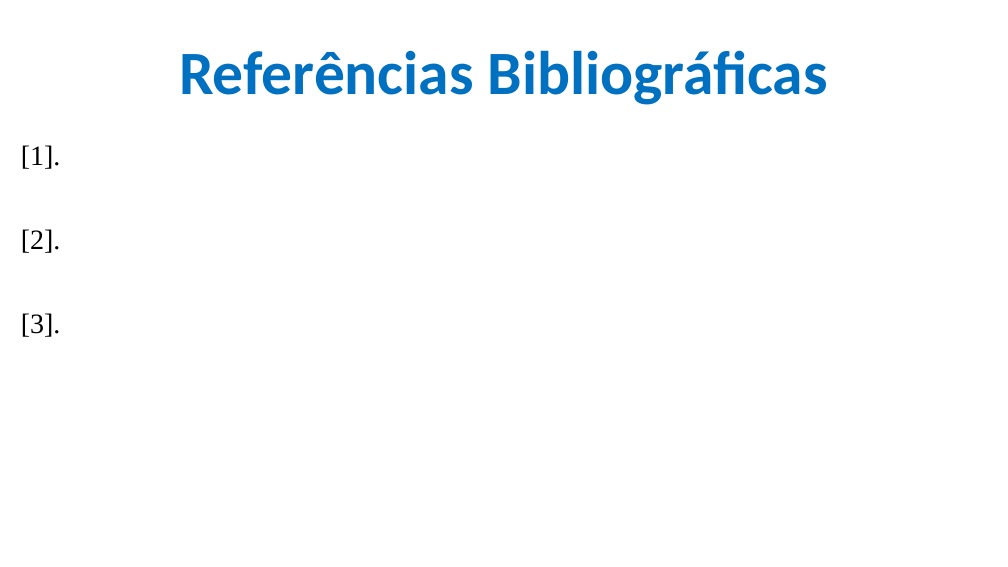
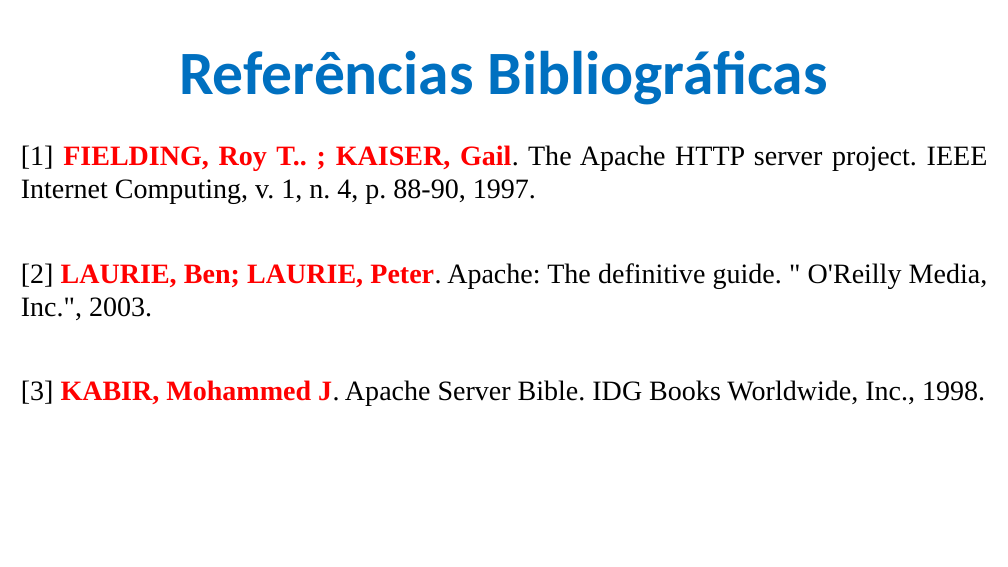
Before and after one commit to CloudEducationBrazil/WydenComputacaoNuvemWebServicesLinux, a slide deck: slide 11 of 01 Classes/Aula 11 - Computação em Nuvem e Web Services em Linux e Web Apache.pptx (slide 7 before the commit). Drawn at 1008x567 pixels with LibreOffice and Linux fonts; fonts in the diff are those of the drawing; background and template pictures are left out. Boxes give left, top, right and bottom in pixels: in the first picture for what was removed or moved away, otherwise in the second. Text is boxed around its words. In the diff, an @@ line names an element or a change of style, - is before the commit and + after.

Commit message:
Aula 11 Server APACHE 20042023

```diff
--- a/01 Classes/Aula 11 - Computação em Nuvem e Web Services em Linux e Web Apache.pptx
+++ b/01 Classes/Aula 11 - Computação em Nuvem e Web Services em Linux e Web Apache.pptx
@@ text at bbox=[21, 145, 988, 406]: text changed @@
-[1].
-[2].
-[3].
+[1] FIELDING, Roy T.. ; KAISER, Gail. The Apache HTTP server project. IEEE Internet Computing, v. 1, n. 4, p. 88-90, 1997.
+[2] LAURIE, Ben; LAURIE, Peter. Apache: The definitive guide. " O'Reilly Media, Inc.", 2003.
+[3] KABIR, Mohammed J. Apache Server Bible. IDG Books Worldwide, Inc., 1998.
```
Also in this commit, not shown: 4 other slides changed, 4 slides added.
